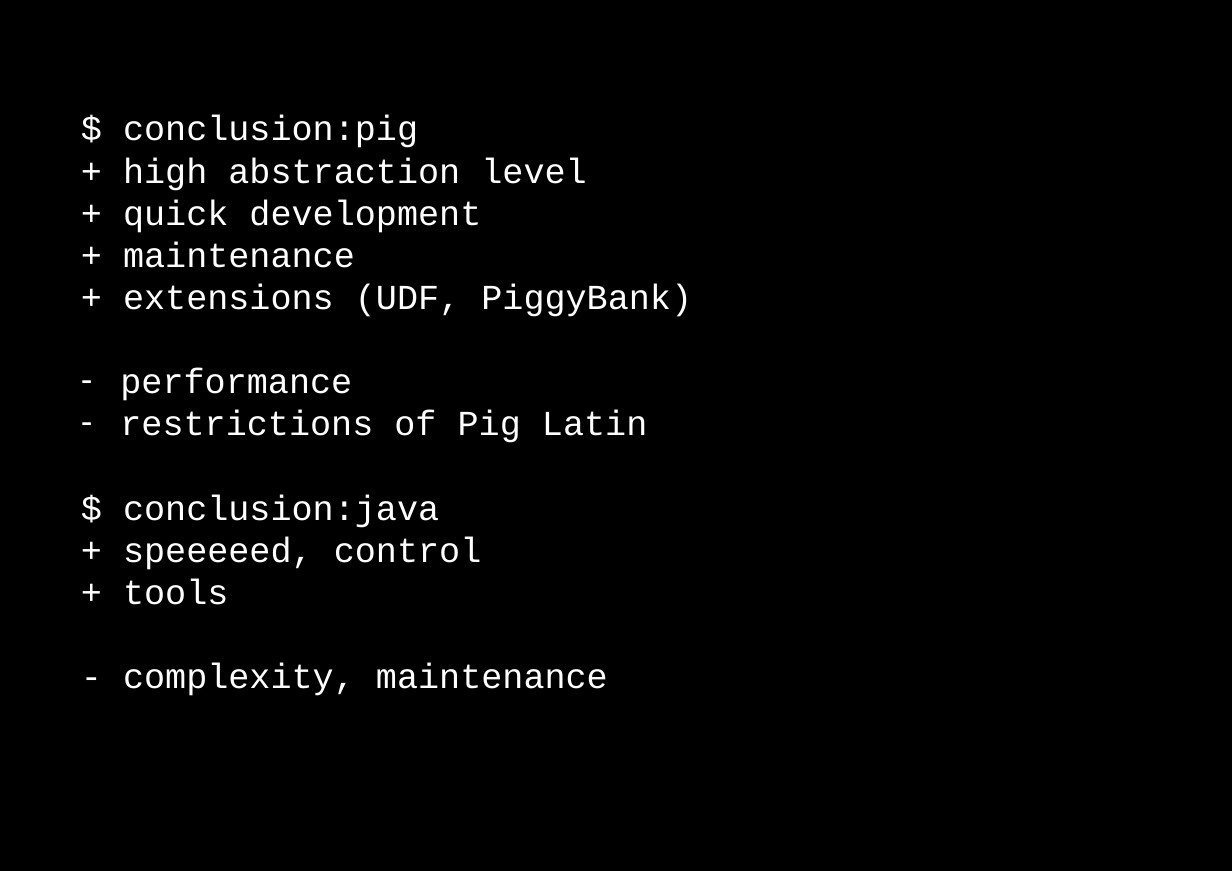
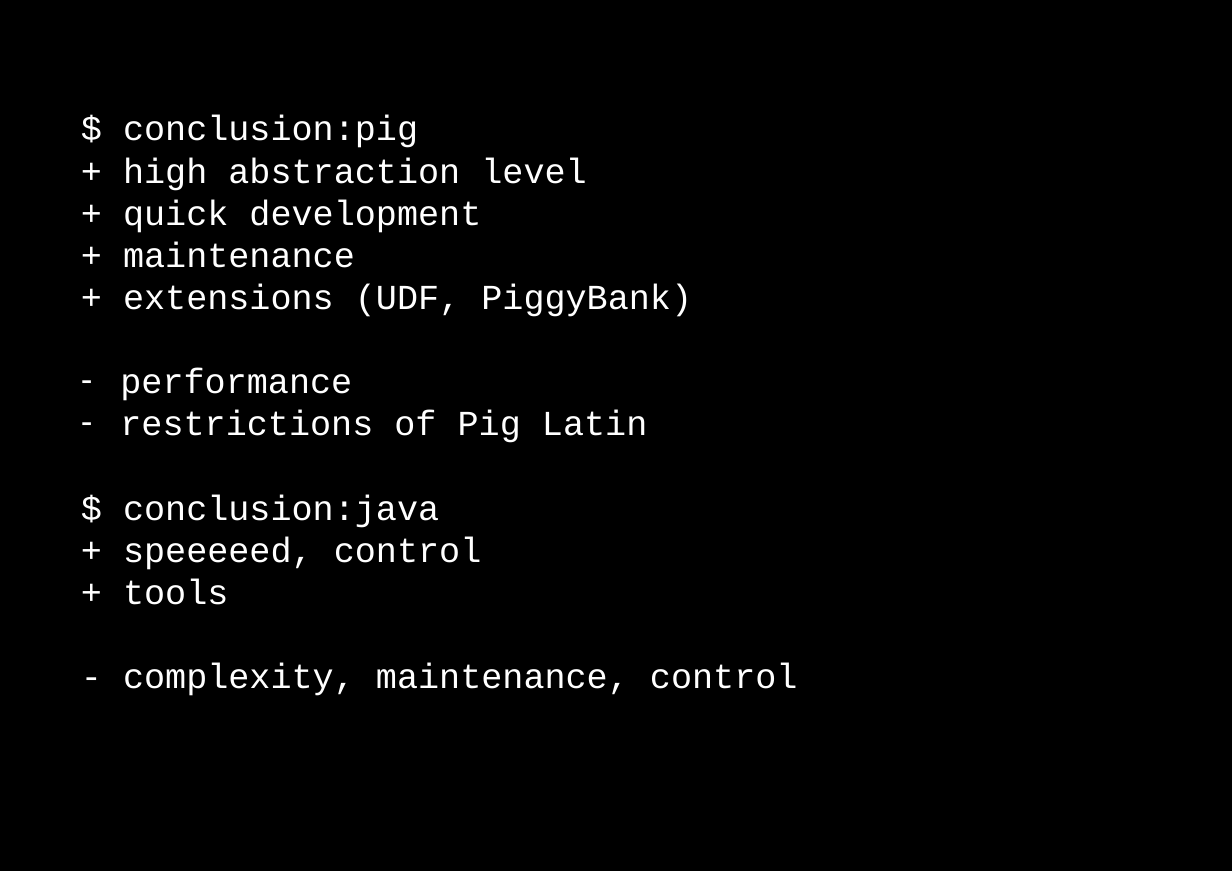
Before and after one commit to dzamurovic/coding-serbia-2014, a slide deck: slide 57 of coding-serbia.pptx (slide 56 before the commit). Drawn at 1232x871 pixels with LibreOffice and Linux fonts; fonts in the diff are those of the drawing. Boxes give left, top, right and bottom in pixels: in the first picture for what was removed or moved away, otherwise in the second. Text is boxed around its words. In the diff, an @@ line names an element or a change of style, - is before the commit and + after.

```diff
--- a/coding-serbia.pptx
+++ b/coding-serbia.pptx
@@ text in rectangle at [123,663,798,696]: text changed @@
-- complexity, maintenance
+- complexity, maintenance, control
```
Also in this commit, not shown: 1 other slide changed, 1 slide added.
